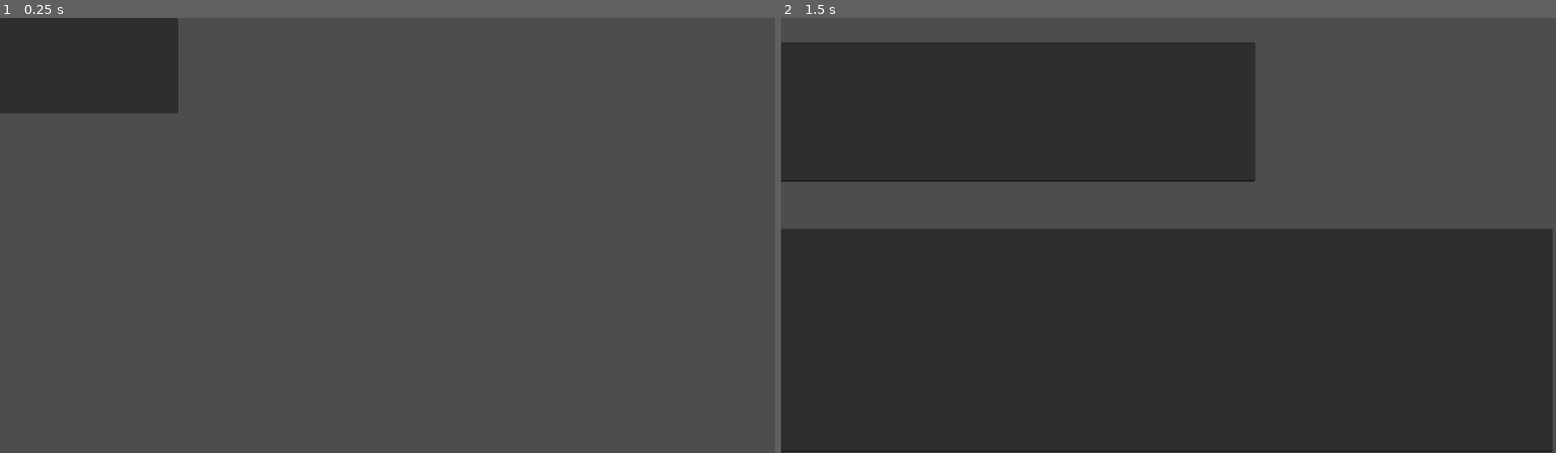
Above: before the commit, frames 1-2 (left to right).
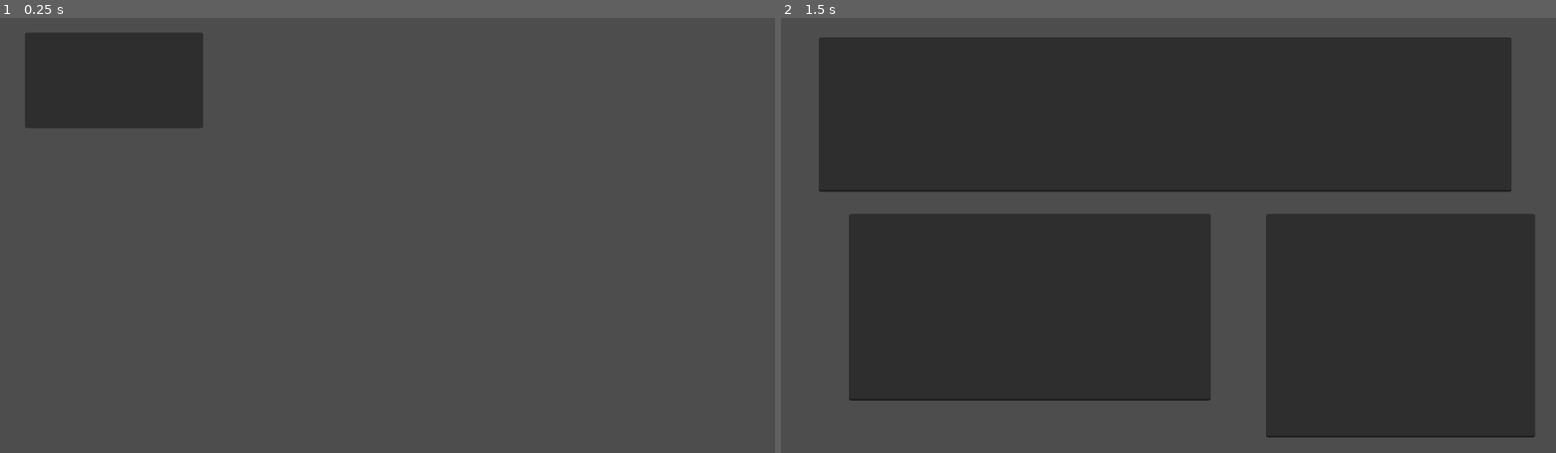
Above: after the commit, the same moments.

Repository: Pradeepaa001/Essentials
Game: Godot game, scene res://main.tscn
Same seed, same stepped clock (60 frames per second), same inputs: the game is played once before the commit and once after it.
Inputs (mouse positions are in pixels of both pictures, inside the frame that each line leads up to; where the layout moved, square brackets give the same spot in the first picture):
- Up to frame 1 (0.25 s): no input
- Up to frame 2 (1.5 s): click (897, 78) [874, 65] at 0.5 s; tap Enter at 1.25 s

The runs differ from the first frame. In frame 1, 2.6% of the frame differs, in the area x 0-27%, y 0-26%; in frame 2, 34%, in the area x 0-100%, y 4-100%.

Commit message:
Added LineEdit node to take input, and fixed the code for output. things need to be fixed: Only one line of input can be given and interfaces for input and output are different. Execution of commands

Diff:
--- a/main.tscn
+++ b/main.tscn
@@ -6,7 +6,9 @@
 script = ExtResource("1_m6g06")
 
 [node name="Button" type="Button" parent="."]
-offset_right = 265.0
-offset_bottom = 142.0
+offset_left = 37.0
+offset_top = 22.0
+offset_right = 302.0
+offset_bottom = 164.0
 
 [connection signal="pressed" from="Button" to="." method="_on_button_pressed"]
--- a/terminal.gd
+++ b/terminal.gd
@@ -1,25 +1,22 @@
 extends Node2D
 
+var input_enabled : bool = true
+var entered: bool = false
 
-var input_enabled : bool = true
-
-func _on_text_changed(new_text: String):
-
-
-
-	var cmd = get_node("Input")
-
-	var response = processCommand(cmd)
-
-	var output = $Output
-	output.text += response + "\n"
-	#text_edit2.cursor_set_line(text_edit2.get_line_count())
+#func _on_text_changed(new_text: String):
+	#var cmd = get_node("Input")
+	#print("new text is", new_text)
+	#var response = processCommand(cmd)
+	#var output = $Output
+	#output.text += response + "\n"
+	#entered = false
+	##text_edit2.cursor_set_line(text_edit2.get_line_count())
 
 func processCommand(cmd):
-	var response = "\n"
-	match cmd:
+	var response: String = "\n"
+	match str(cmd):
 		"help":
-			response += "Available commands:\n  help - Display available commands\n  ls - List files\n"
+			response += "Available commands: help - Display available commands ls - List files"
 		"ls":
 			response += "File1.txt\nFile2.txt"
 		"":
@@ -27,3 +24,11 @@
 		_:
 			response += "Command not recognized: " + cmd
 	return response
+
+func _on_line_edit_text_submitted(cmd):
+
+	get_node("Input")
+	var response = processCommand(cmd) + "\n"
+	var output = $output
+	output.text += response
+	entered = false
--- a/terminal.tscn
+++ b/terminal.tscn
@@ -6,20 +6,29 @@
 position = Vector2(-7, 36)
 script = ExtResource("1_y8lo1")
 
+[node name="LineEdit" type="LineEdit" parent="."]
+offset_left = 108.0
+offset_top = 256.0
+offset_right = 646.0
+offset_bottom = 534.0
+
 [node name="Input" type="TextEdit" parent="."]
 anchors_preset = 12
 anchor_top = 1.0
 anchor_right = 1.0
 anchor_bottom = 1.0
-offset_left = 3.0
-offset_top = 278.0
-offset_right = 1154.0
-offset_bottom = 611.0
+offset_left = 728.0
+offset_top = 256.0
+offset_right = 1128.0
+offset_bottom = 589.0
 grow_horizontal = 2
 grow_vertical = 0
 
 [node name="output" type="TextEdit" parent="."]
-offset_right = 712.0
-offset_bottom = 208.0
+offset_left = 63.0
+offset_top = -7.0
+offset_right = 1093.0
+offset_bottom = 223.0
 
+[connection signal="text_submitted" from="LineEdit" to="." method="_on_line_edit_text_submitted"]
 [connection signal="text_changed" from="Input" to="." method="_on_input_text_changed"]
